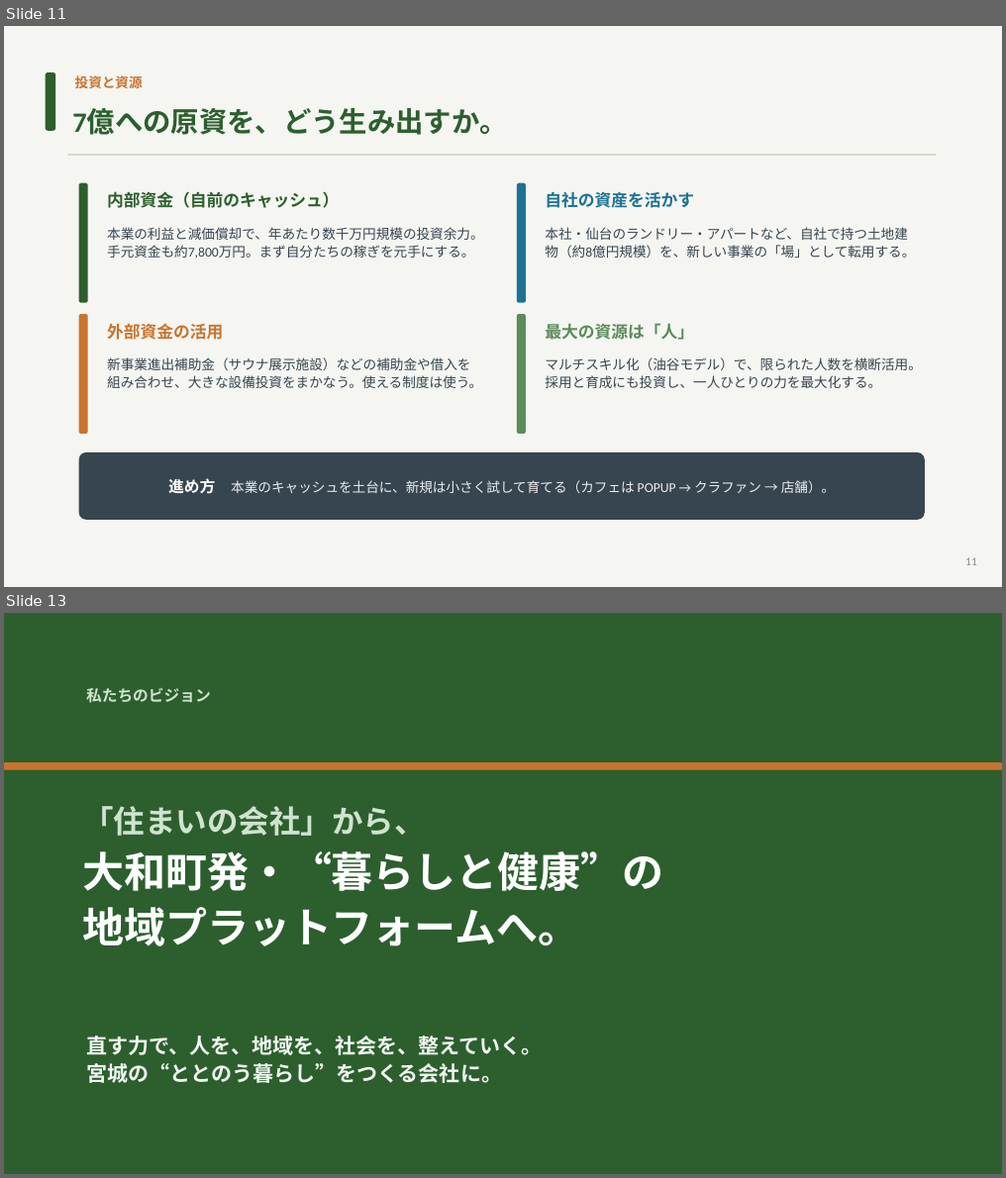
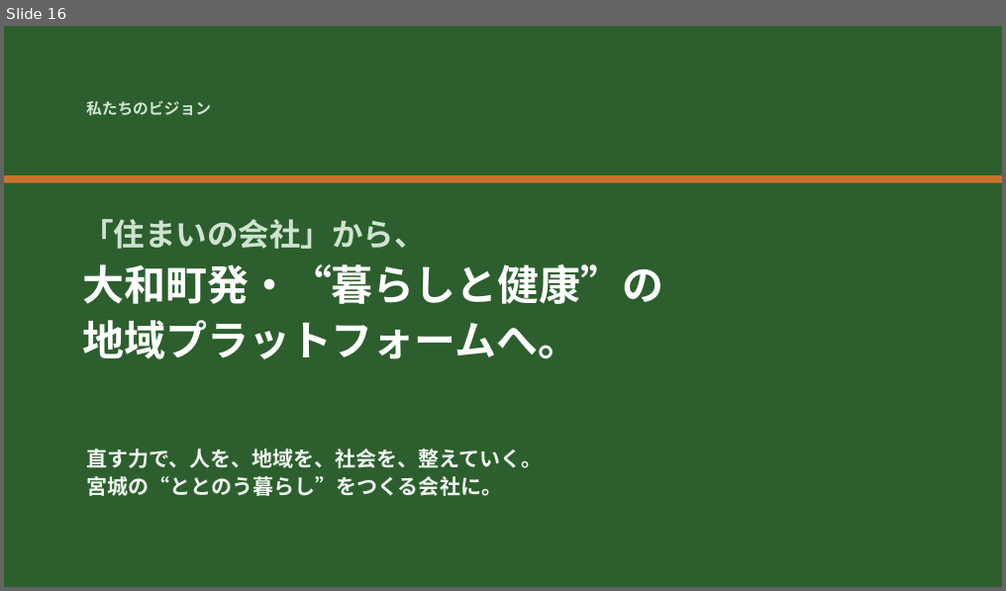
Before and after one commit to hiroaki-hab/test-repo-my-first-codex-smart-support-dev, a slide deck: 光和工業_ビジョン資料.pptx. Shown one above the other, each under a label of ours: slides 11 and 13 before the commit, slide 16 after it; the slides between them are not shown. The pictures are 1006x1178 and 1006x591 pixels, drawn with LibreOffice and Linux fonts; fonts in the diff are those of the drawing. Boxes give left, top, right and bottom in pixels: in the first picture for what was removed or moved away, otherwise in the second. Text is boxed around its words. In the diff, an @@ line names an element or a change of style, - is before the commit and + after.

```diff
--- a/光和工業_ビジョン資料.pptx
+++ b/光和工業_ビジョン資料.pptx
@@ slide 11 removed at bbox=[4, 26, 1002, 587], background #F5F5F2 @@
@@ rounded rectangle removed at bbox=[46, 73, 55, 131] @@
@@ text removed at bbox=[75, 76, 143, 88] @@
-投資と資源
@@ text removed at bbox=[72, 108, 507, 135] @@
-7億への原資を、どう生み出すか。
@@ line removed from (67, 155) to (936, 155) @@
@@ rounded rectangle removed at bbox=[79, 183, 88, 303] @@
@@ text removed at bbox=[107, 191, 339, 208] @@
-内部資金（自前のキャッシュ）
@@ rounded rectangle removed at bbox=[517, 183, 526, 303] @@
@@ text removed at bbox=[545, 191, 694, 208] @@
-自社の資産を活かす
@@ text removed at bbox=[107, 227, 484, 259] @@
-本業の利益と減価償却で、年あたり数千万円規模の投資余力。手元資金も約7,800万円。まず自分たちの稼ぎを元手にする。
@@ text removed at bbox=[545, 227, 915, 258] @@
-本社・仙台のランドリー・アパートなど、自社で持つ土地建物（約8億円規模）を、新しい事業の「場」として転用する。
@@ rounded rectangle removed at bbox=[79, 314, 88, 434] @@
@@ rounded rectangle removed at bbox=[517, 314, 526, 434] @@
@@ text removed at bbox=[107, 323, 223, 340] @@
-外部資金の活用
@@ text removed at bbox=[545, 323, 694, 340] @@
-最大の資源は「人」
@@ text removed at bbox=[107, 358, 482, 388] @@
-新事業進出補助金（サウナ展示施設）などの補助金や借入を組み合わせ、大きな設備投資をまかなう。使える制度は使う。
@@ text removed at bbox=[545, 358, 922, 388] @@
-マルチスキル化（油谷モデル）で、限られた人数を横断活用。採用と育成にも投資し、一人ひとりの力を最大化する。
@@ rounded rectangle removed at bbox=[79, 453, 925, 520] @@
-進め方 本業のキャッシュを土台に、新規は小さく試して育てる（カフェは POPUP → クラファン → 店舗）。
@@ text removed at bbox=[965, 558, 977, 566] @@
-11
@@ what was slide 13 is now slide 16 @@
```
Also in this commit, not shown: 10 slides changed, 5 slides added, 1 other slide removed, 19 other files.
